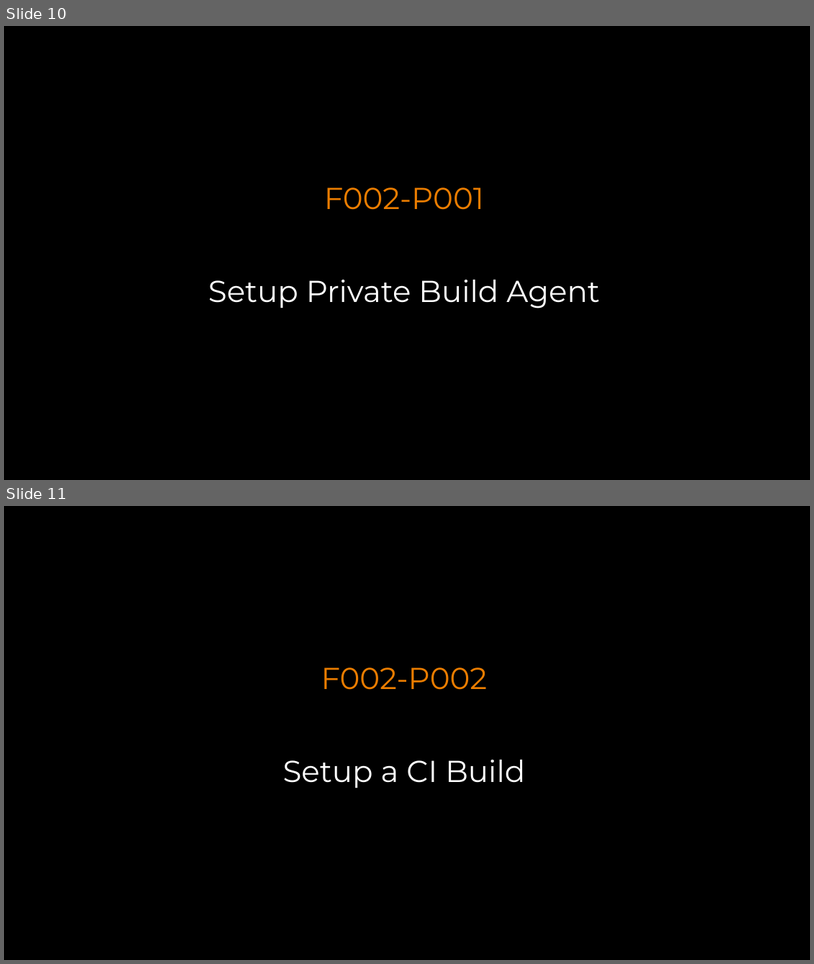
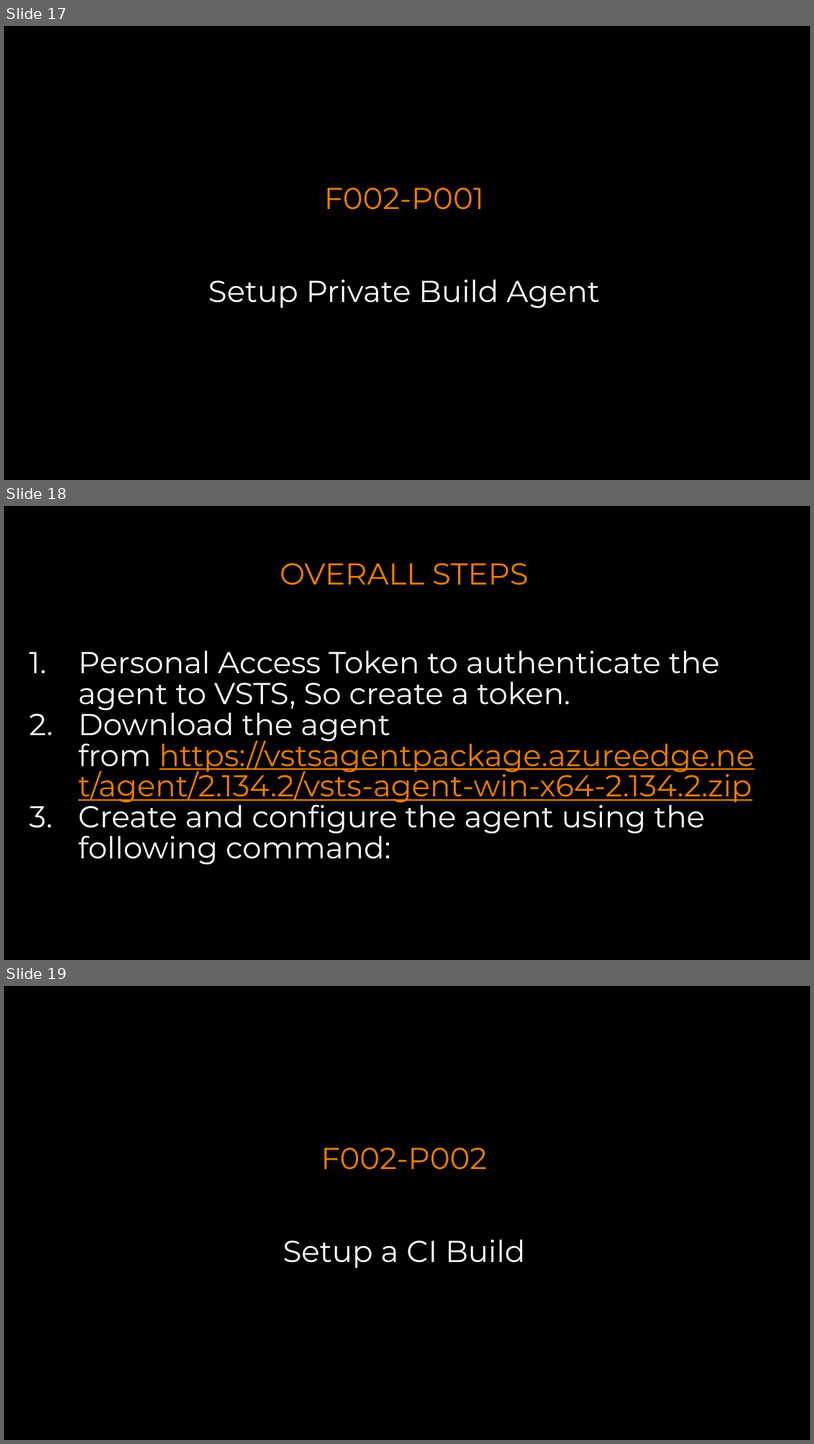
Before and after one commit to gourav8jain/Test-GDBC-2018, a slide deck: Challenges.pptx. Shown one above the other, each under a label of ours: slides 10 and 11 before the commit, slides 17, 18 and 19 after it. The pictures are 814x964 and 814x1444 pixels, drawn with LibreOffice and Linux fonts; fonts in the diff are those of the drawing; background and template pictures are left out. Boxes give left, top, right and bottom in pixels: in the first picture for what was removed or moved away, otherwise in the second. Text is boxed around its words. In the diff, an @@ line names an element or a change of style, - is before the commit and + after.

```diff
--- a/Challenges.pptx
+++ b/Challenges.pptx
@@ slide 18 added at [4, 506, 810, 960], background picture (left out) @@
@@ text added at [280, 563, 529, 585], 36 pt, text #EB7D00 @@
+OVERALL STEPS
@@ text added at [78, 651, 755, 865], 36 pt, text #FFFFFF @@
+1. Personal Access Token to authenticate the agent to VSTS, So create a token.
+2. Download the agent from https://vstsagentpackage.azureedge.net/agent/2.134.2/vsts-agent-win-x64-2.134.2.zip
+3. Create and configure the agent using the following command:
@@ what was slide 10 is now slide 17 @@
@@ what was slide 11 is now slide 19 @@
```
Also in this commit, not shown: 6 slides changed, 16 other slides added, 1 slide removed, 1 other file.
